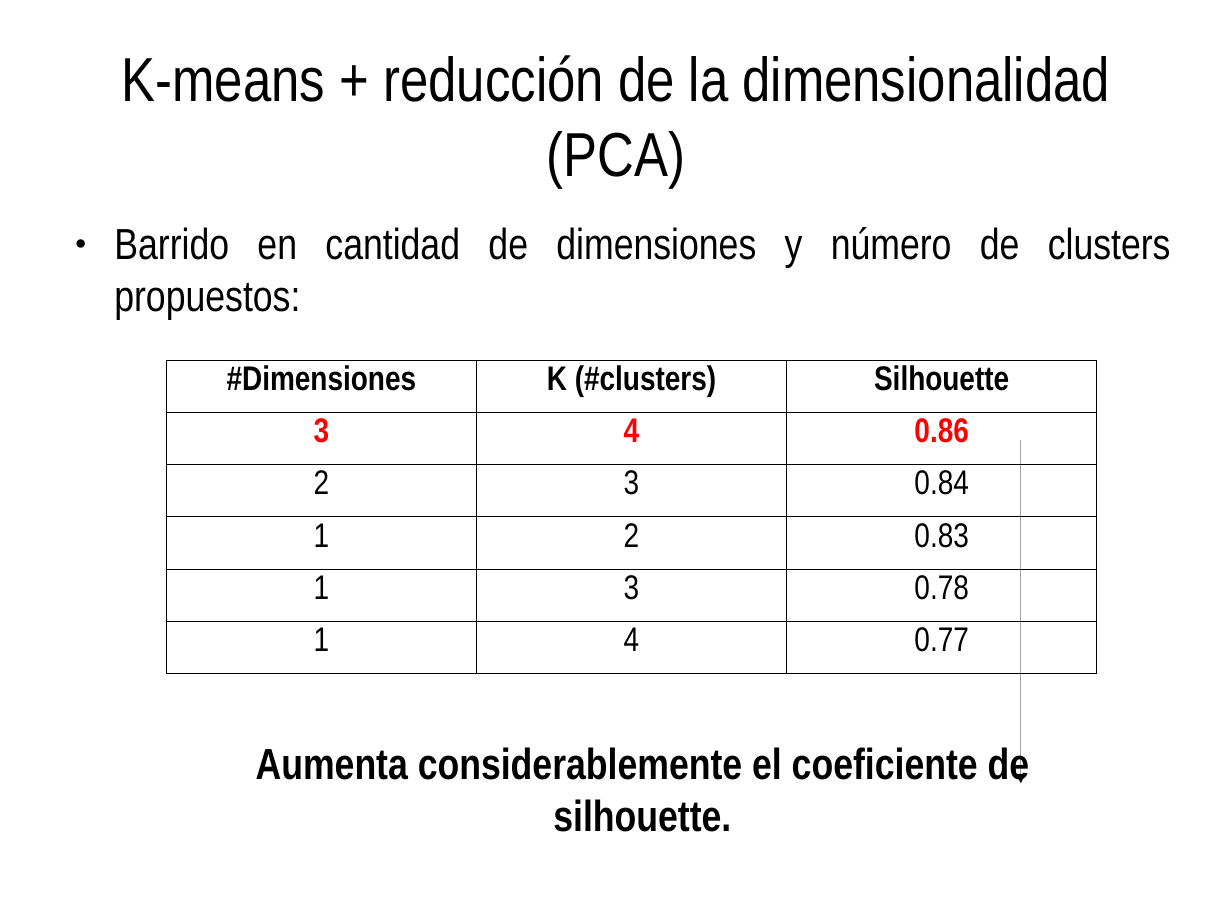
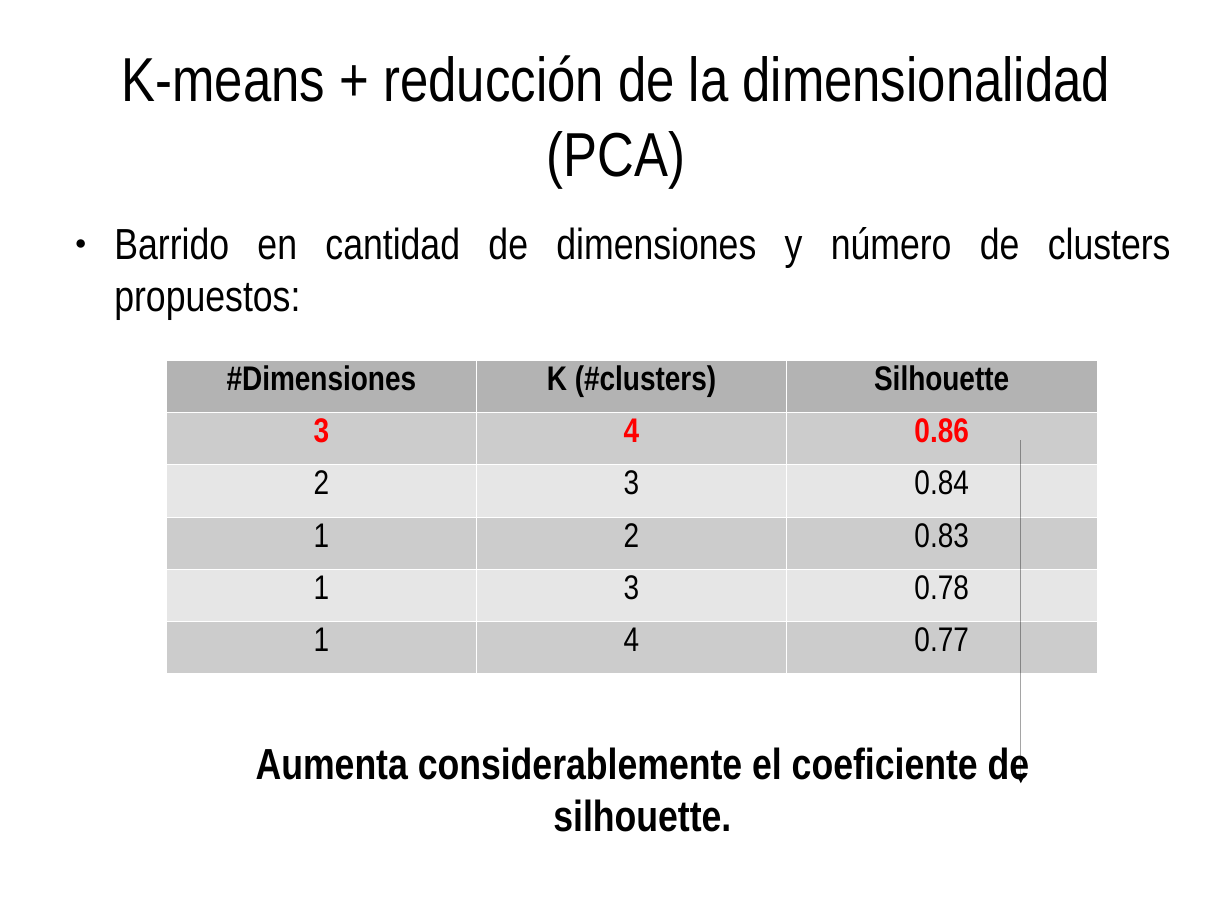
Before and after one commit to spinto88/Analisis_notas, a slide deck: slide 19 of Presentacion_analisis.odp. Drawn at 1232x924 pixels with LibreOffice and Linux fonts; fonts in the diff are those of the drawing. Boxes give left, top, right and bottom in pixels: in the first picture for what was removed or moved away, otherwise in the second. Text is boxed around its words. In the diff, an @@ line names an element or a change of style, - is before the commit and + after.

```diff
--- a/Presentacion_analisis.odp
+++ b/Presentacion_analisis.odp
@@ table at (167,360,1099,669) @@
@@ fill none to #B3B3B3 in row 1 @@
@@ fill none to #CCCCCC in 9 cells @@
@@ fill none to #E6E6E6 in 6 cells @@
@@ borders changed @@
```
Also in this commit, not shown: 9 other slides changed, 6 slides added, 9 other files.
